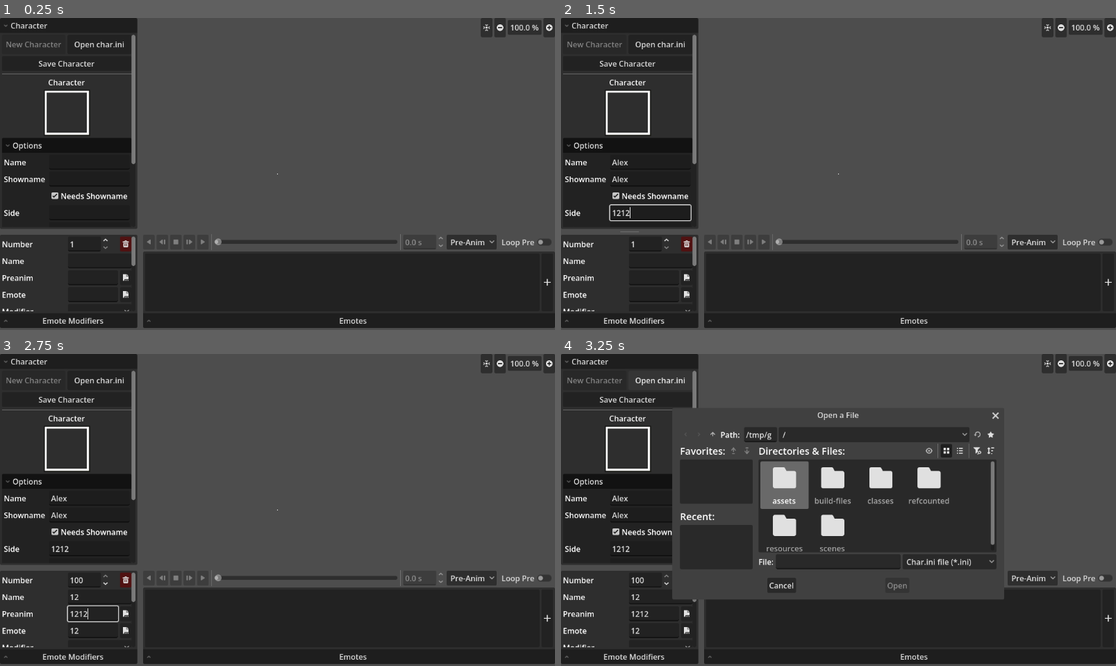
Above: before the commit, frames 1-4 (two rows, left to right).
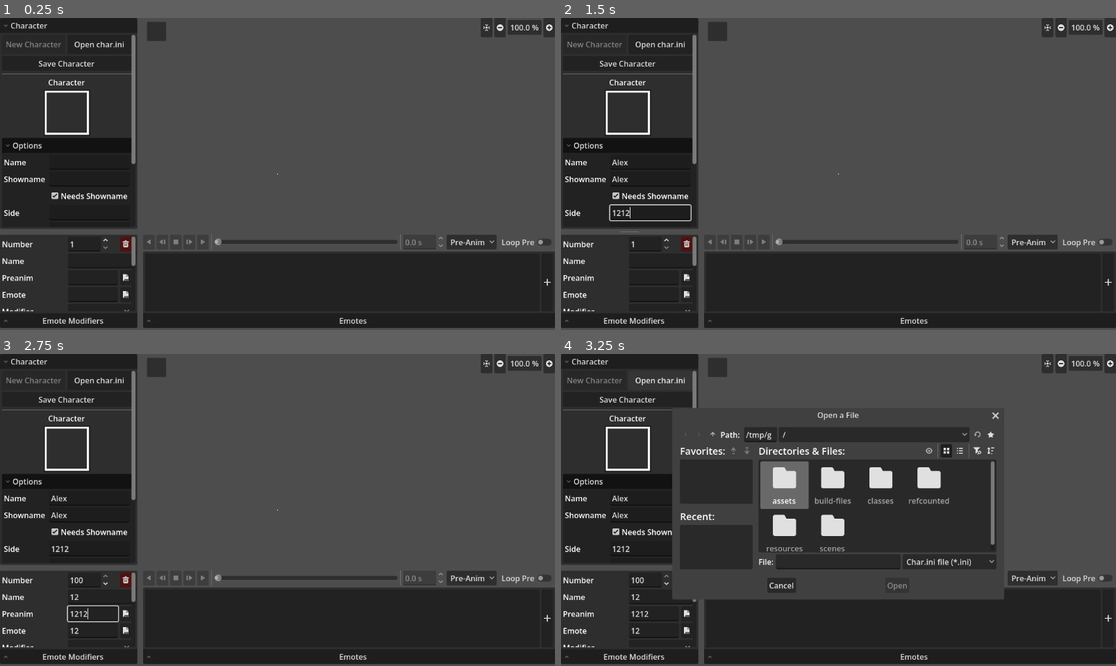
Above: after the commit, the same moments.

Repository: Crystalwarrior/KFO-CharMaker
Game: Godot game, scene res://scenes/main.tscn
Same seed, same stepped clock (60 frames per second), same inputs: the game is played once before the commit and once after it.
Inputs (mouse positions are in pixels of both pictures, inside the frame that each line leads up to):
- Up to frame 1 (0.25 s): no input
- Up to frame 2 (1.5 s): click (649, 161) at 0.52 s; type "Alex" at 0.6 s; click (649, 180) at 0.75 s; type "Alex" at 0.83 s; click (649, 211) at 0.98 s; type "12" at 1.07 s; click (649, 230) at 1.27 s; type "12" at 1.35 s
- Up to frame 3 (2.75 s): click (88, 581) at 1.5 s; type "12" at 1.58 s; click (88, 600) at 1.73 s; type "12" at 1.82 s; click (88, 616) at 2.02 s; type "12" at 2.1 s; click (88, 631) at 2.25 s; type "12" at 2.33 s; click (94, 612) at 2.48 s; type "12" at 2.57 s
- Up to frame 4 (3.25 s): click "Open char.ini" at 2.75 s

The runs differ from the first frame. In frame 1, 0.2% of the frame differs, in the area x 26-30%, y 1-8%; in frame 2, 0.2%; in frame 3, 0.2%; in frame 4, 0.2%.
Error in both runs: Invalid assignment of property or key 'char_name' with value of type 'String' on a base object of type 'Nil'. (res://scenes/char_converter.gd:247)

Commit message:
Fix button_cropper.gd still acting on button_fg and button_bg Fix button cropper not being a square Add a panelcontainer for button previewer so you can see the panel behind it

Diff:
--- a/scenes/button_cropper.gd
+++ b/scenes/button_cropper.gd
@@ -3,8 +3,6 @@
 
 @export var resize_width: int = 8
 @export var preserve_aspect_ratio: bool = true
-@onready var button_fg: TextureRect = %ButtonFG
-@onready var button_bg: TextureRect = %ButtonBG
 
 
 @onready var button_crop_zone: Control = %ButtonCropZone
@@ -103,8 +101,6 @@
 
 	global_position = Vector2(initial_global_pos.x + adjust_x, initial_global_pos.y + adjust_y).round()
 	size = Vector2(new_w, new_h).round()
-	button_bg.size = size
-	button_fg.size = size
 
 
 func _get_aspect_diff(raw_w: float, raw_h: float) -> float:
--- a/scenes/main.gd
+++ b/scenes/main.gd
@@ -3,6 +3,7 @@
 
 @onready var button_cropper: ReferenceRect = %ButtonCropper
 @onready var capture_button: Button = %CaptureButton
+@onready var button_previewer: PanelContainer = %ButtonPreviewer
 @onready var sub_viewport_container: SubViewportContainer = %SubViewportContainer
 @onready var sub_viewport: SubViewport = %SubViewport
 @onready var sub_viewport_camera: Camera2D = %SubViewportCamera
@@ -27,7 +28,7 @@
 
 	var prev_position: Vector2 = sub_viewport_container.position
 	var prev_size_x: float = sub_viewport_container.size.x
-	sub_viewport_container.set_size(button_cropper.button_crop_zone.size - Vector2(10, 10))
+	button_previewer.set_size(button_cropper.button_crop_zone.size)
 
 
 func _on_capture_button_pressed() -> void:
@@ -39,7 +40,7 @@
 	await RenderingServer.frame_post_draw
 	button.texture = ImageTexture.create_from_image(sub_viewport.get_texture().get_image())
 	capture_button.visible = false
-	sub_viewport_container.visible = false
+	button_previewer.visible = false
 	button_cropper.visible = false
 	char_converter.button_image_buttons.visible = false
 
@@ -58,5 +59,5 @@
 func _activate_capture_mode(is_off) -> void:
 	is_image_off = is_off
 	capture_button.visible = true
-	sub_viewport_container.visible = true
+	button_previewer.visible = true
 	button_cropper.visible = true
--- a/scenes/main.tscn
+++ b/scenes/main.tscn
@@ -78,34 +78,46 @@
 icon_alignment = 1
 vertical_icon_alignment = 0
 
-[node name="SubViewportContainer" type="SubViewportContainer" parent="GUILayer" unique_id=1162041625]
+[node name="ButtonPreviewer" type="PanelContainer" parent="GUILayer" unique_id=1859716987]
 unique_name_in_owner = true
-visible = false
-offset_left = 322.0
-offset_top = 22.0
-offset_right = 362.0
-offset_bottom = 62.0
-pivot_offset_ratio = Vector2(1, 0)
+offset_left = 305.0
+offset_top = 8.0
+offset_right = 345.0
+offset_bottom = 48.0
+
+[node name="SubViewportContainer" type="SubViewportContainer" parent="GUILayer/ButtonPreviewer" unique_id=1162041625]
+unique_name_in_owner = true
+layout_mode = 2
 stretch = true
 
-[node name="SubViewport" type="SubViewport" parent="GUILayer/SubViewportContainer" unique_id=610432675]
+[node name="SubViewport" type="SubViewport" parent="GUILayer/ButtonPreviewer/SubViewportContainer" unique_id=610432675]
 unique_name_in_owner = true
 transparent_bg = true
 handle_input_locally = false
 snap_2d_transforms_to_pixel = true
 canvas_cull_mask = 4294967291
 size = Vector2i(40, 40)
-render_target_update_mode = 0
+render_target_update_mode = 4
 
-[node name="SubViewportCamera" type="Camera2D" parent="GUILayer/SubViewportContainer/SubViewport" unique_id=1620356932]
+[node name="FgLayer" type="CanvasLayer" parent="GUILayer/ButtonPreviewer/SubViewportContainer/SubViewport" unique_id=31510933]
+layer = -1
+
+[node name="ButtonBG" type="TextureRect" parent="GUILayer/ButtonPreviewer/SubViewportContainer/SubViewport/FgLayer" unique_id=444446579]
 unique_name_in_owner = true
 visibility_layer = 2
-anchor_mode = 0
+anchors_preset = 15
+anchor_right = 1.0
+anchor_bottom = 1.0
+grow_horizontal = 2
+grow_vertical = 2
+expand_mode = 5
+stretch_mode = 6
 
-[node name="ButtonFG" type="TextureRect" parent="GUILayer/SubViewportContainer/SubViewport/SubViewportCamera" unique_id=816461959]
+[node name="BgLayer" type="CanvasLayer" parent="GUILayer/ButtonPreviewer/SubViewportContainer/SubViewport" unique_id=940384930]
+
+[node name="ButtonFG" type="TextureRect" parent="GUILayer/ButtonPreviewer/SubViewportContainer/SubViewport/BgLayer" unique_id=816461959]
 unique_name_in_owner = true
 visibility_layer = 2
-z_index = 1
 anchors_preset = 15
 anchor_right = 1.0
 anchor_bottom = 1.0
@@ -114,17 +126,10 @@
 expand_mode = 1
 stretch_mode = 6
 
-[node name="ButtonBG" type="TextureRect" parent="GUILayer/SubViewportContainer/SubViewport/SubViewportCamera" unique_id=444446579]
+[node name="SubViewportCamera" type="Camera2D" parent="GUILayer/ButtonPreviewer/SubViewportContainer/SubViewport" unique_id=1620356932]
 unique_name_in_owner = true
 visibility_layer = 2
-z_index = -1
-anchors_preset = 15
-anchor_right = 1.0
-anchor_bottom = 1.0
-grow_horizontal = 2
-grow_vertical = 2
-expand_mode = 5
-stretch_mode = 6
+anchor_mode = 0
 
 [node name="CenterRef" type="ColorRect" parent="." unique_id=1978758270]
 unique_name_in_owner = true
@@ -146,7 +151,7 @@
 visible = false
 visibility_layer = 4
 offset_right = 48.0
-offset_bottom = 48.0
+offset_bottom = 44.0
 border_color = Color(0, 0.61620533, 0.5876613, 1)
 script = ExtResource("7_o6xl0")
 
